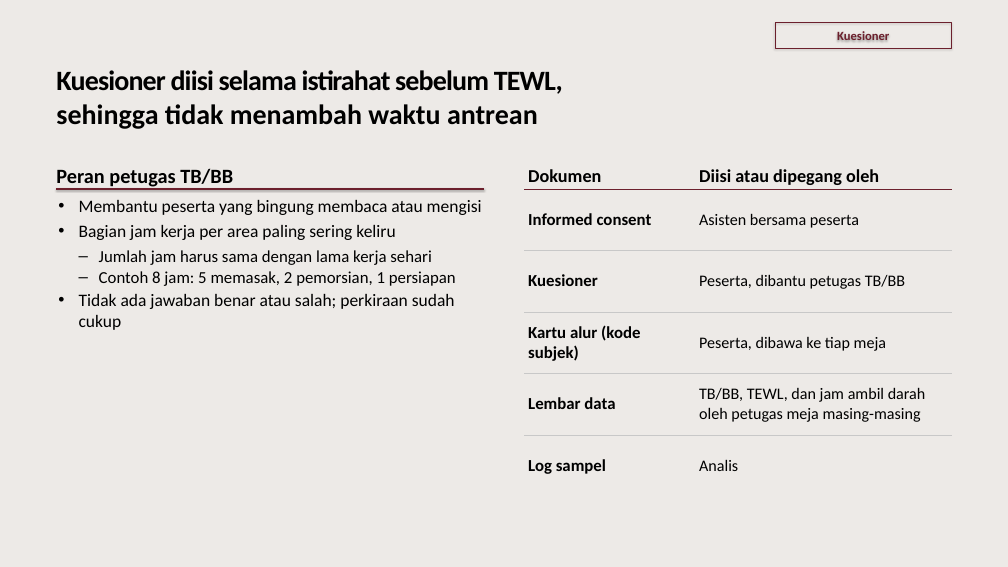
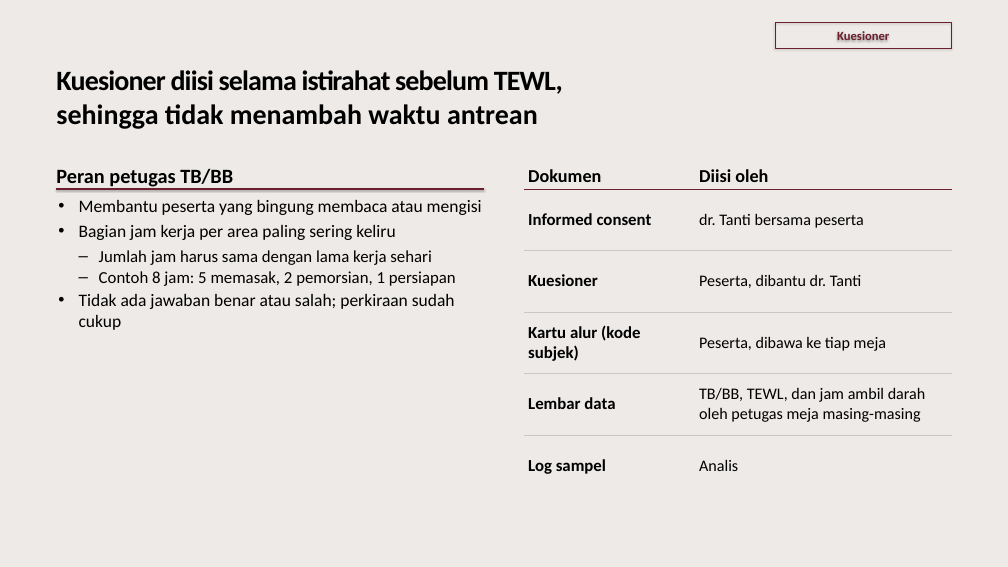
Before and after one commit to myrinne/ClaudeCode-Output, a slide deck: slide 13 of Techmeet Vendor Tesis/Techmeet Vendor - Hari H.pptx (slide 10 before the commit). Drawn at 1008x567 pixels with LibreOffice and Linux fonts; fonts in the diff are those of the drawing. Boxes give left, top, right and bottom in pixels: in the first picture for what was removed or moved away, otherwise in the second. Text is boxed around its words. In the diff, an @@ line names an element or a change of style, - is before the commit and + after.

```diff
--- a/Techmeet Vendor Tesis/Techmeet Vendor - Hari H.pptx
+++ b/Techmeet Vendor Tesis/Techmeet Vendor - Hari H.pptx
@@ table at box(524, 154, 952, 496) @@
-row 1, column 2: Diisi atau dipegang oleh
+row 1, column 2: Diisi oleh
-row 2, column 2: Asisten bersama peserta
+row 2, column 2: dr. Tanti bersama peserta
-row 3, column 2: Peserta, dibantu petugas TB/BB
+row 3, column 2: Peserta, dibantu dr. Tanti
@@ borders changed @@
```
Also in this commit, not shown: 9 other slides changed, 3 slides added, 1 slide removed.
